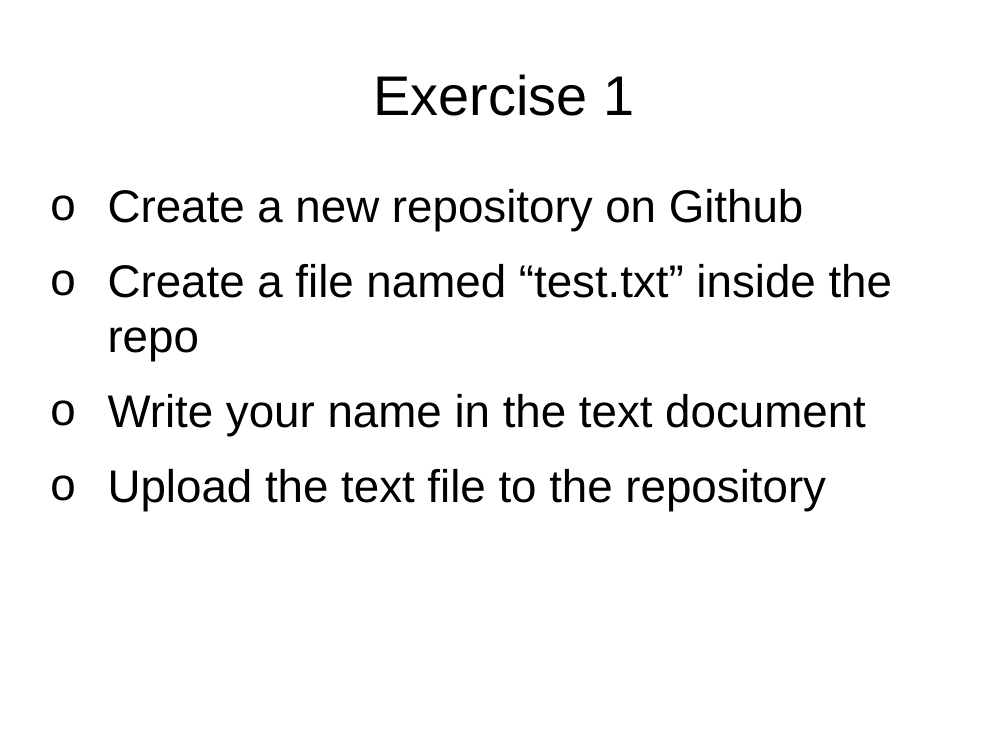
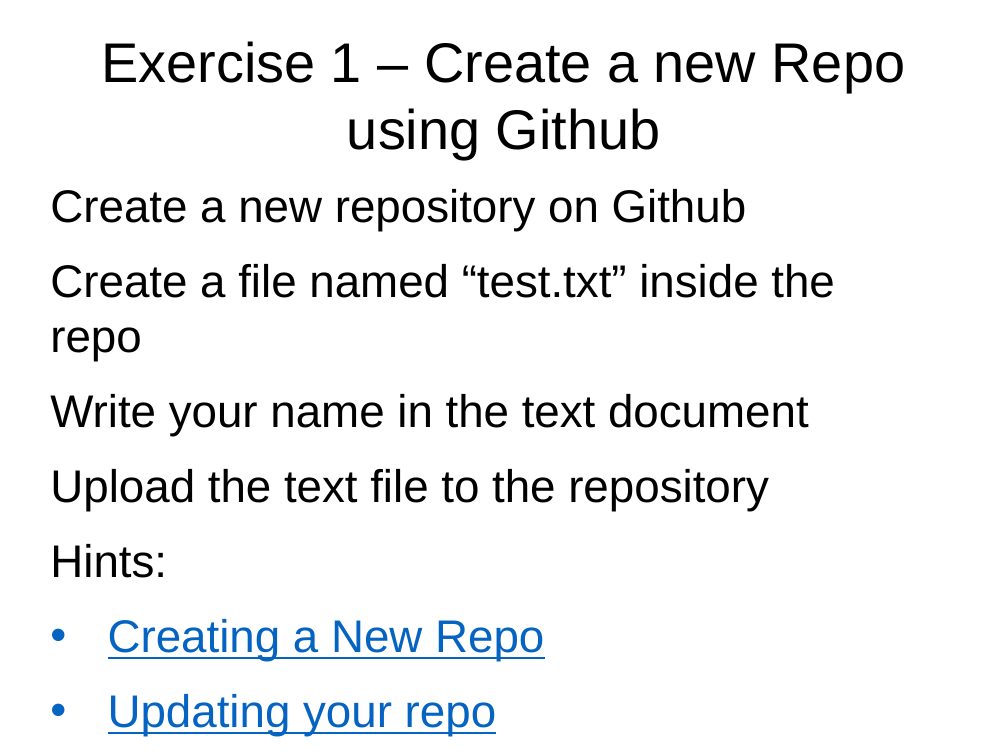
Before and after one commit to rachelplayer/isg-playground, a slide deck: slide 23 of git_workshop.pptx (slide 26 before the commit). Drawn at 1008x756 pixels with LibreOffice and Linux fonts; fonts in the diff are those of the drawing. Boxes give left, top, right and bottom in pixels: in the first picture for what was removed or moved away, otherwise in the second. Text is boxed around its words. In the diff, an @@ line names an element or a change of style, - is before the commit and + after.

```diff
--- a/git_workshop.pptx
+++ b/git_workshop.pptx
@@ title at <box>101,41,906,159</box>: text changed @@
-Exercise 1
+Exercise 1 – Create a new Repo using Github
@@ text at <box>50,189,835,511</box>: bullet o to none @@
@@ text at <box>50,544,544,737</box>: paragraphs added @@
+Hints:
+• Creating a New Repo
+• Updating your repo
```
Also in this commit, not shown: 5 other slides changed, 33 slides added, 52 slides removed.
